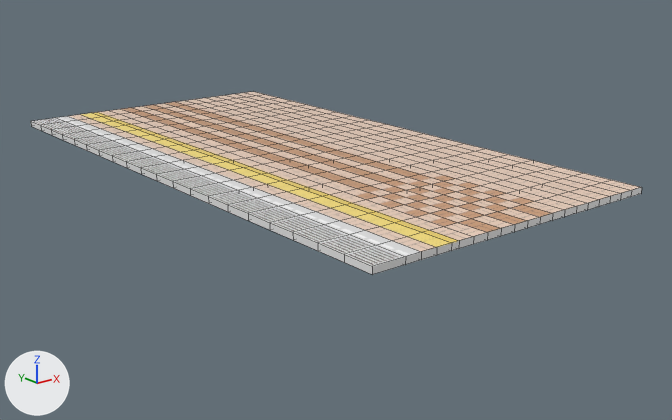
The Blender file U-Line/Structure/S14_home.blend, before and after one commit.
Before and after are seen from a 50 mm lens placed at (-6.4, -7.35, 3.75), pointed at (3.03, 4.43, -0.97). Every picture has the same lights, and +X, +Y and +Z are marked at lower left. Mesh edges are drawn as thin lines.
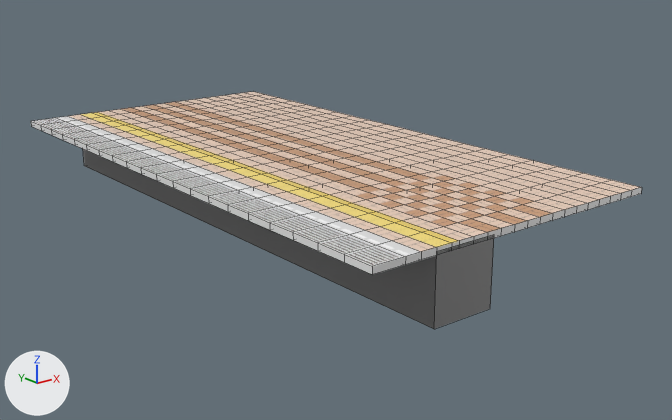
Where the change shows, as pixel boxes [x1, y1, x2, y2] in the pictures (672 x 420 px):
'立方体', added: after [83, 149, 494, 329]

What the commit changed:
Material '床下' (mat_床下) is new.
Its base color is (0.2, 0.2, 0.2) (grey #7c7c7c).
Mesh me_立方体 is new.
It is a box spanning x -1.0..1.0, y -1.0..19.0, z -1.0..1.0.
It uses material mat_床下 (grey #7c7c7c).
Object '立方体' (ob_立方体) is new; it shows me_立方体.
Its location is (1.5, 0.5, -0.5).
Its scale is (0.5, 0.5, 0.5).
